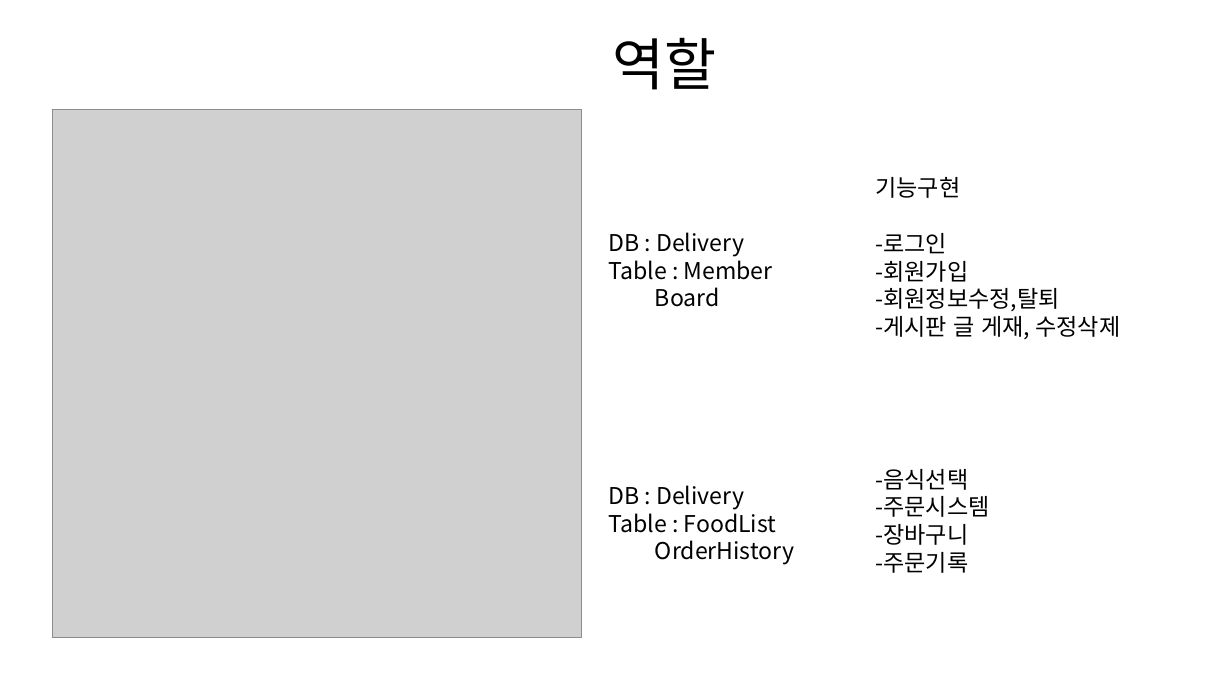
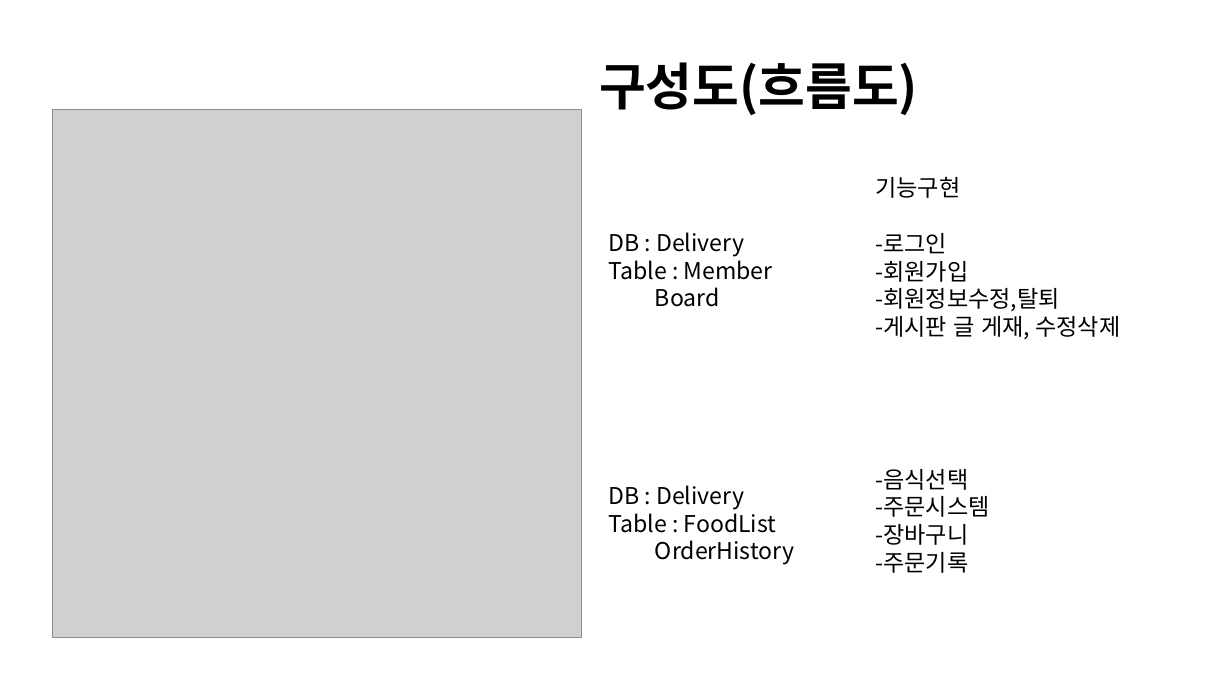
Before and after one commit to ian1321/SwingProject, a slide deck: slide 3 of 배달 주문 시스템.pptx (slide 5 before the commit). Drawn at 1232x693 pixels with LibreOffice and Linux fonts; fonts in the diff are those of the drawing; grey boxes stand for pictures. Boxes give left, top, right and bottom in pixels: in the first picture for what was removed or moved away, otherwise in the second. Text is boxed around its words. In the diff, an @@ line names an element or a change of style, - is before the commit and + after.

```diff
--- a/배달 주문 시스템.pptx
+++ b/배달 주문 시스템.pptx
@@ title at [599,62,918,115]: text changed; size 44 to 39.6 pt; bold on @@
-역할
+구성도(흐름도)
```
Also in this commit, not shown: 3 other slides changed, 1 slide added, 4 slides removed.
